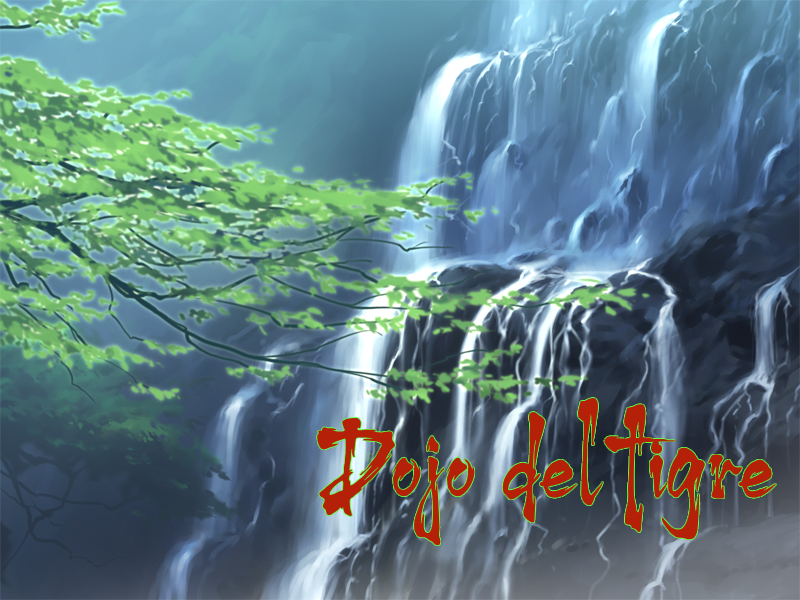
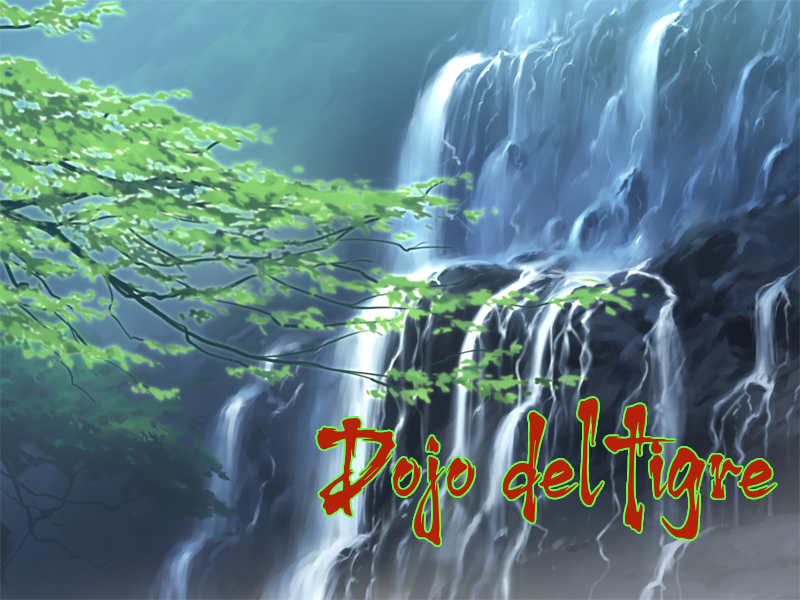
Two versions of the same layered image (800 x 600). Layer-by-layer changes:
pixels changed over 315, 396, 778, 547 (layer not identified)
